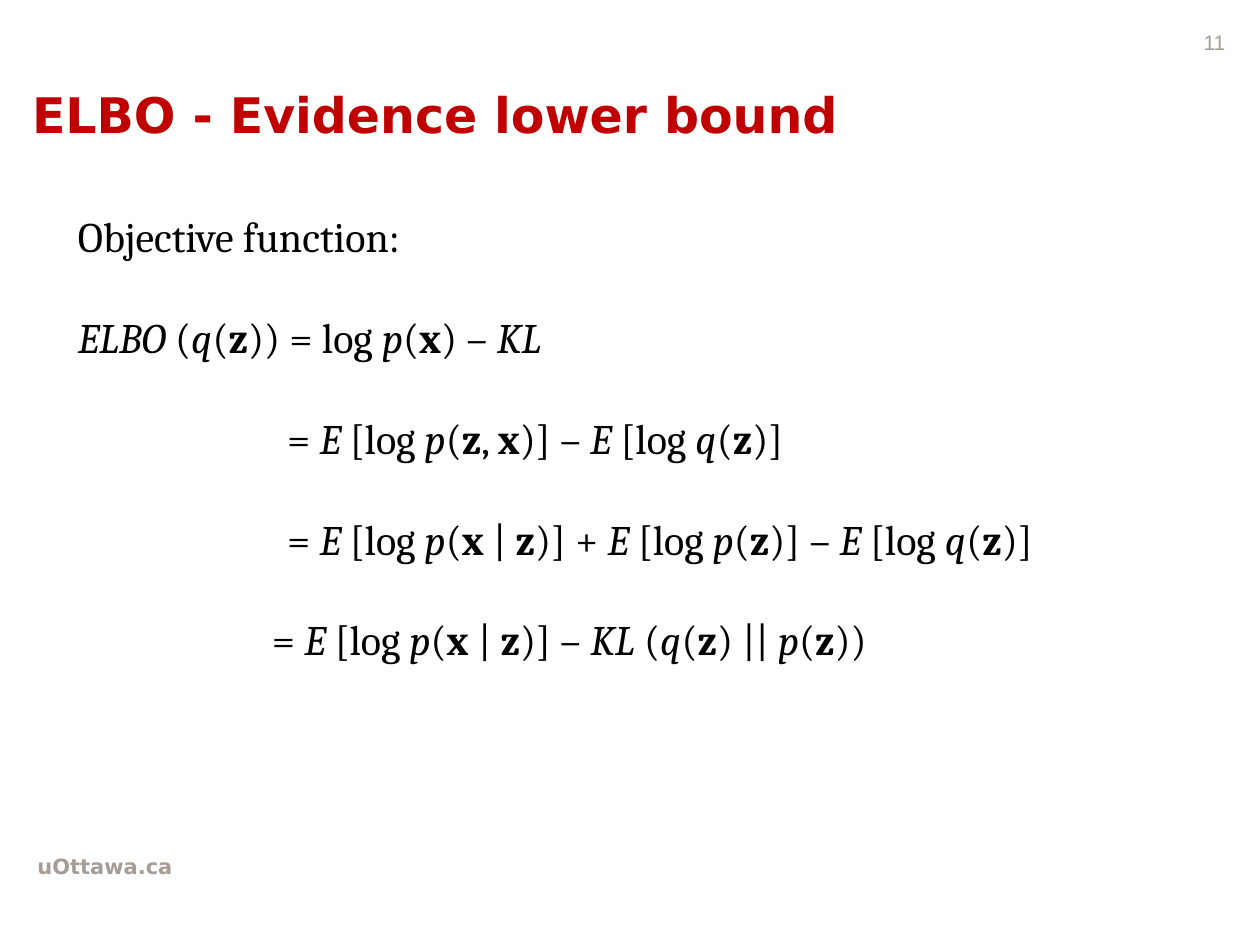
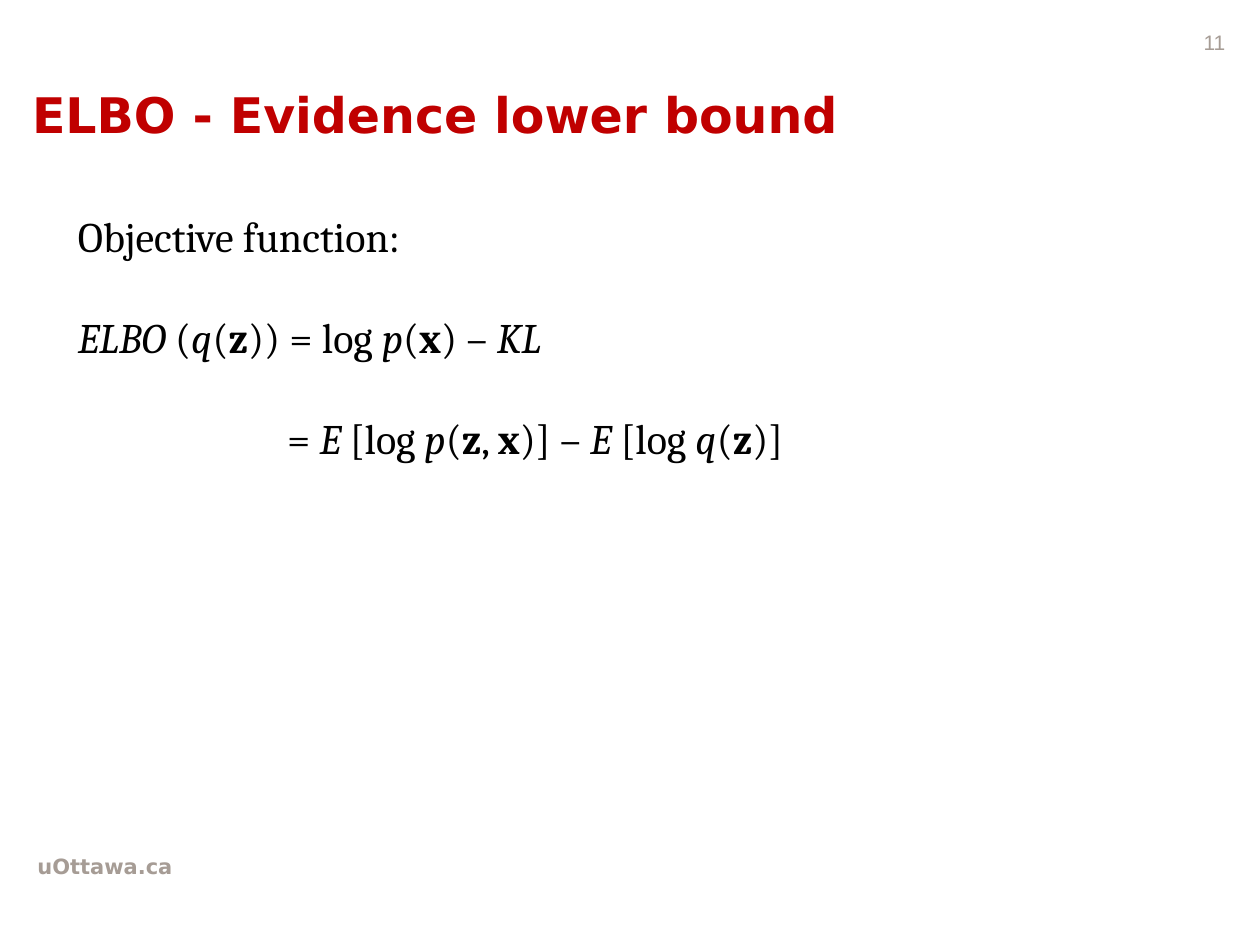
Before and after one commit to wwwmonsterlam/GraphicModelClassifierProject, a slide deck: slide 11 of presentationi.pptx. Drawn at 1260x945 pixels with LibreOffice and Linux fonts; fonts in the diff are those of the drawing; background and template pictures are left out. Boxes give left, top, right and bottom in pixels: in the first picture for what was removed or moved away, otherwise in the second. Text is boxed around its words. In the diff, an @@ line names an element or a change of style, - is before the commit and + after.

Commit message:
some update

```diff
--- a/presentationi.pptx
+++ b/presentationi.pptx
@@ text at bbox=[304, 525, 1033, 665]: paragraphs removed @@
-= E [log p(x | z)] + E [log p(z)] – E [log q(z)]
-= E [log p(x | z)] – KL (q(z) || p(z))
```
Also in this commit, not shown: 1 other slide changed.
